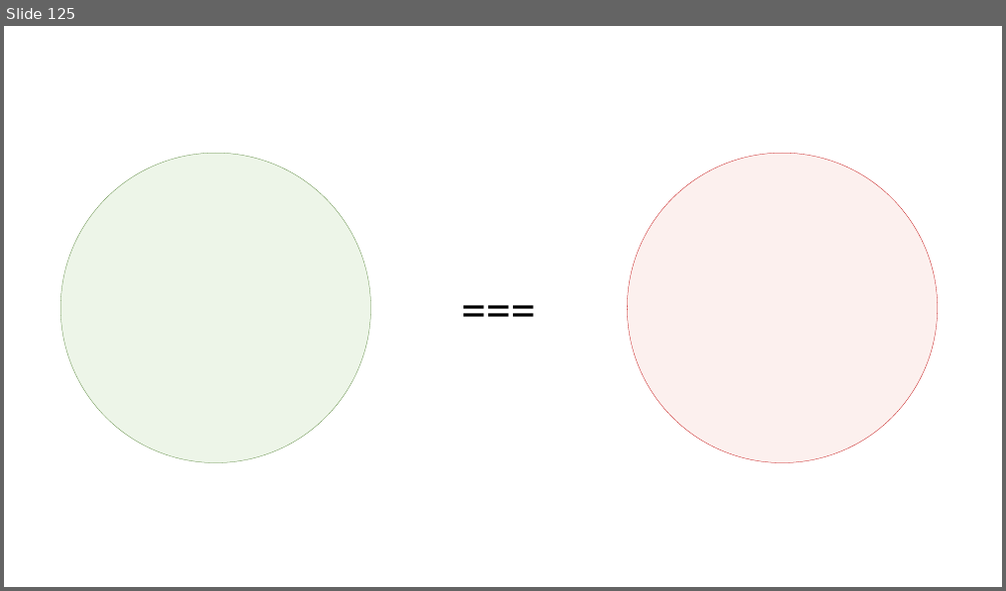
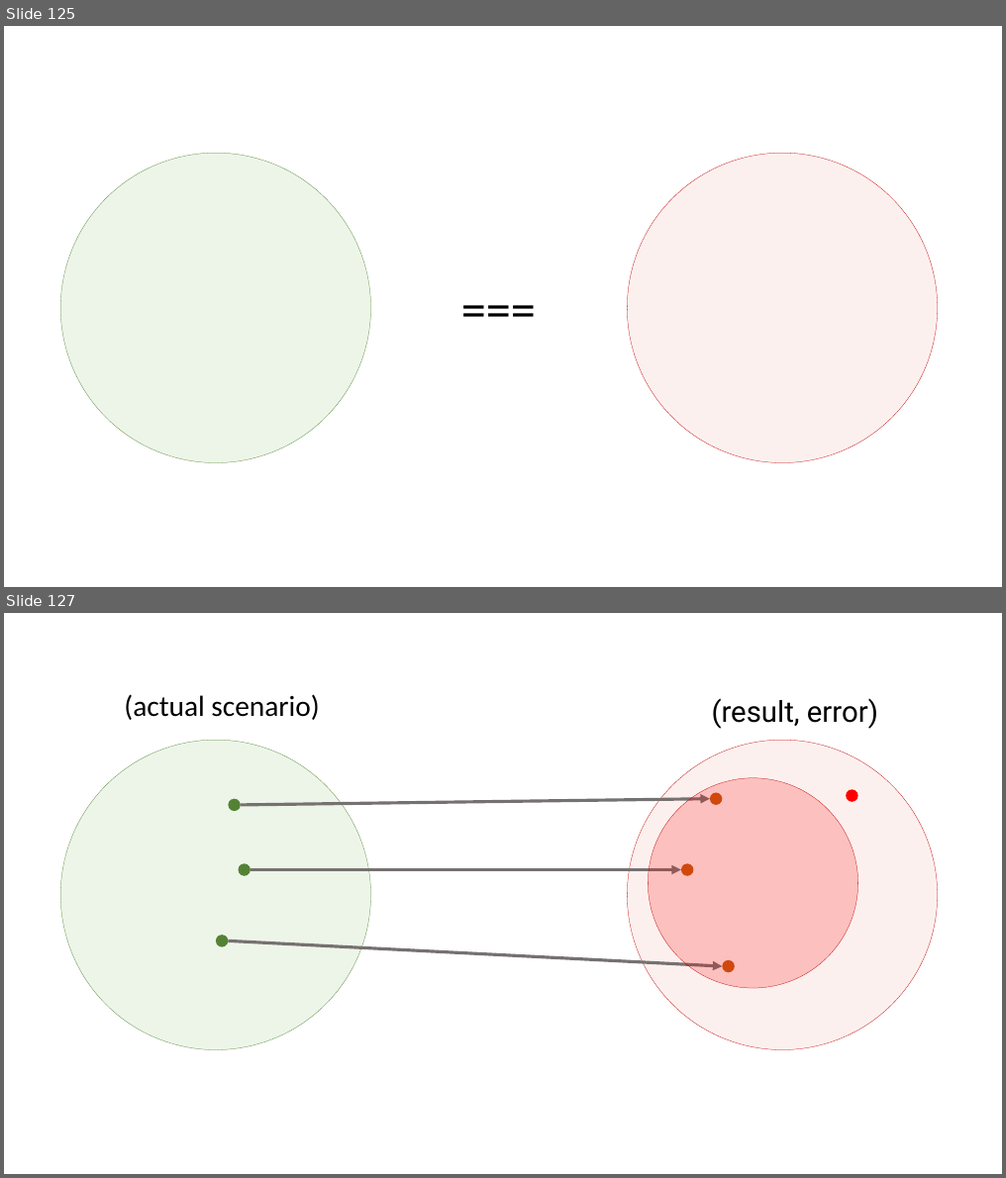
Before and after one commit to rkhaimov/brain-gym, a slide deck: Презентация.pptx. Shown one above the other, each under a label of ours: slide 125 before the commit, slides 125 and 127 after it; the slides between them are not shown. The pictures are 1006x591 and 1006x1178 pixels, drawn with LibreOffice and Linux fonts; fonts in the diff are those of the drawing. Boxes give left, top, right and bottom in pixels: in the first picture for what was removed or moved away, otherwise in the second. Text is boxed around its words. In the diff, an @@ line names an element or a change of style, - is before the commit and + after.

```diff
--- a/Презентация.pptx
+++ b/Презентация.pptx
@@ slide 127 added at (4,613,1002,1174), background #FFFFFF @@
@@ text added at (124,694,319,720), 28 pt, text #000000 @@
+(actual scenario)
@@ text added at (712,698,878,729), 28 pt, text #000000 @@
+(result, error)
@@ ellipse added at (60,741,371,1051), fill #A9D18E at 20% opacity, outline #548235 0.25 pt @@
@@ ellipse added at (627,741,938,1051), fill #F0B4AE at 20% opacity, outline #C00000 0.25 pt @@
@@ ellipse added at (648,778,858,989), fill #FF0000 at 20% opacity, outline #C00000 0.25 pt @@
@@ ellipse added at (846,789,858,802), fill #FF0000 @@
@@ ellipse added at (228,799,240,811), fill #548235 @@
@@ arrow added from (241, 805) to (710, 799), #767171 3 pt @@
@@ ellipse added at (710,792,722,805), fill #C55A11 @@
@@ ellipse added at (239,863,251,875), fill #548235 @@
@@ arrow added from (251, 869) to (681, 869), #767171 3 pt @@
@@ ellipse added at (681,863,693,875), fill #C55A11 @@
@@ ellipse added at (216,935,228,947), fill #548235 @@
@@ arrow added from (228, 941) to (723, 966), #767171 3 pt @@
@@ ellipse added at (723,960,735,972), fill #C55A11 @@
```
Also in this commit, not shown: 1 slide changed, 5 other slides added, 1 other file.
